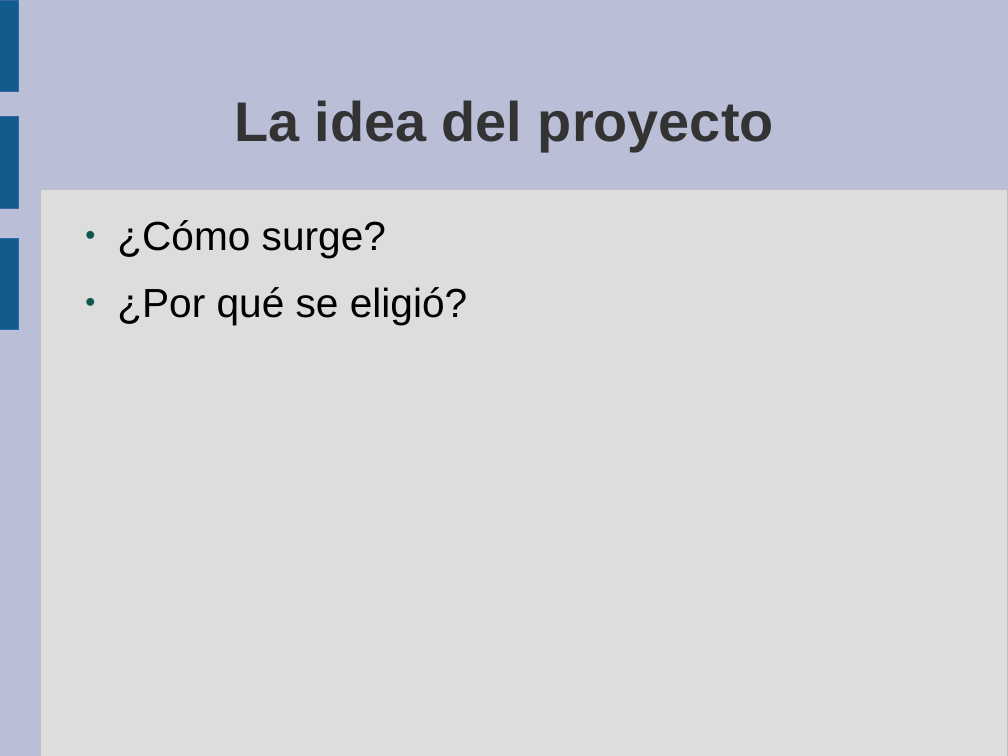
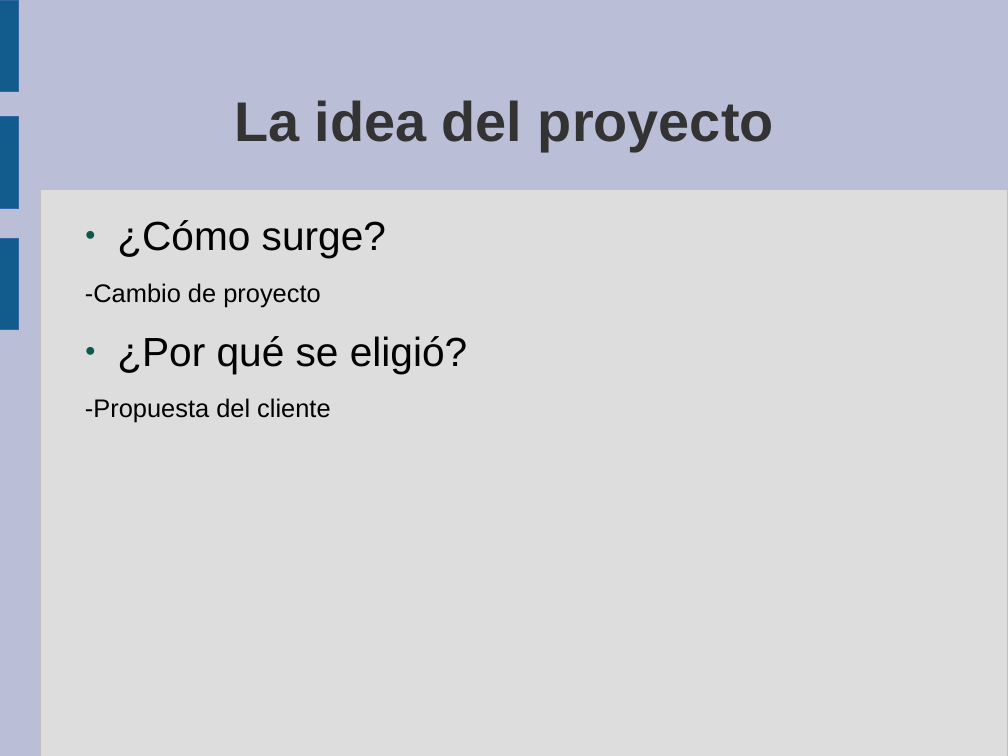
Before and after one commit to silva93x/PI_CovidDataIlustration, a slide deck: slide 3 of Documents/presentacion.odp (slide 2 before the commit). Drawn at 1008x756 pixels with LibreOffice and Linux fonts; fonts in the diff are those of the drawing. Boxes give left, top, right and bottom in pixels: in the first picture for what was removed or moved away, otherwise in the second. Text is boxed around its words. In the diff, an @@ line names an element or a change of style, - is before the commit and + after.

```diff
--- a/Documents/presentacion.odp
+++ b/Documents/presentacion.odp
@@ text at box(85, 283, 320, 307): paragraph added @@
+-Cambio de proyecto
@@ text at box(85, 398, 330, 423): paragraph added @@
+-Propuesta del cliente
```
Also in this commit, not shown: 4 other slides changed, 1 slide added, 4 other files.
